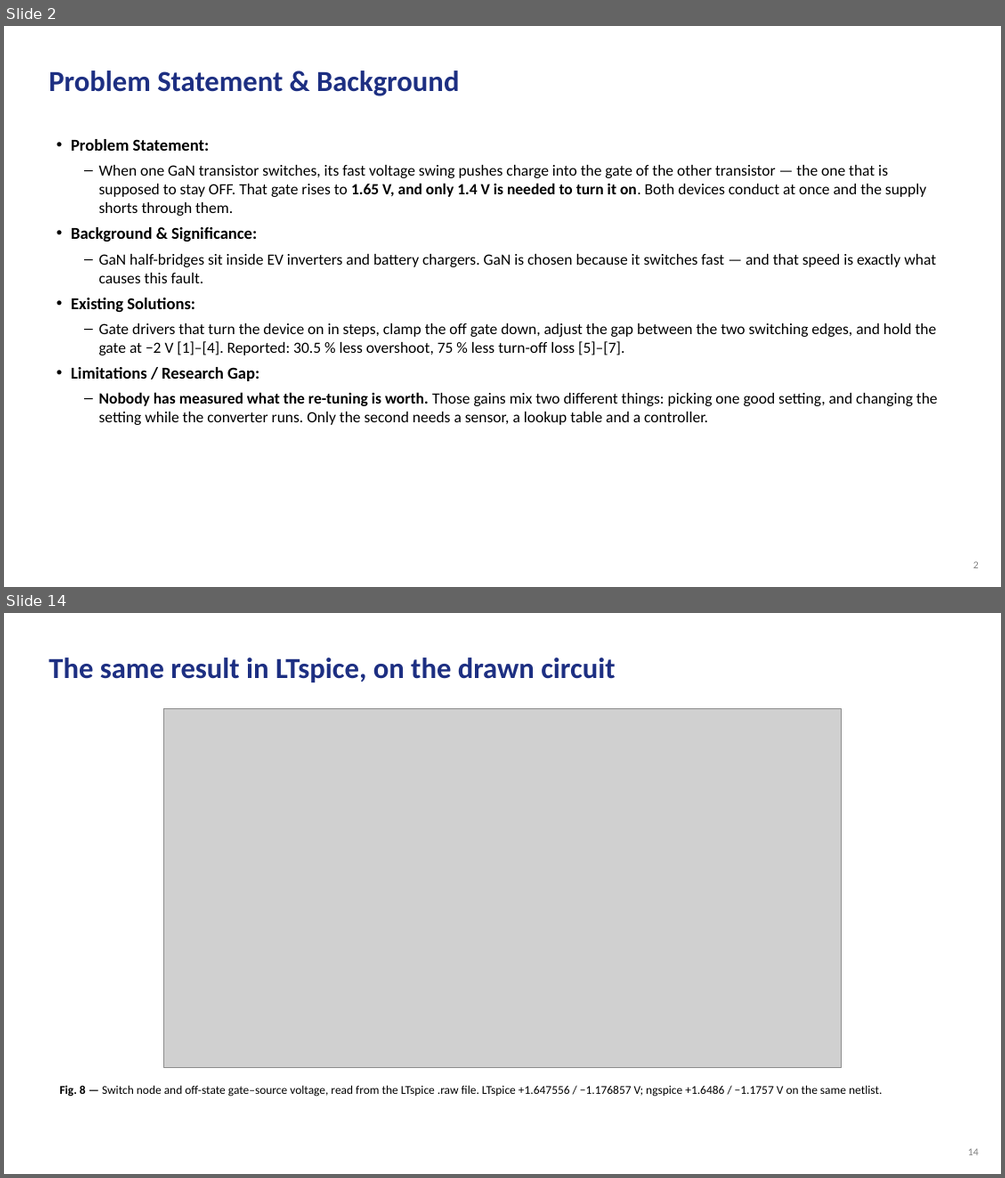
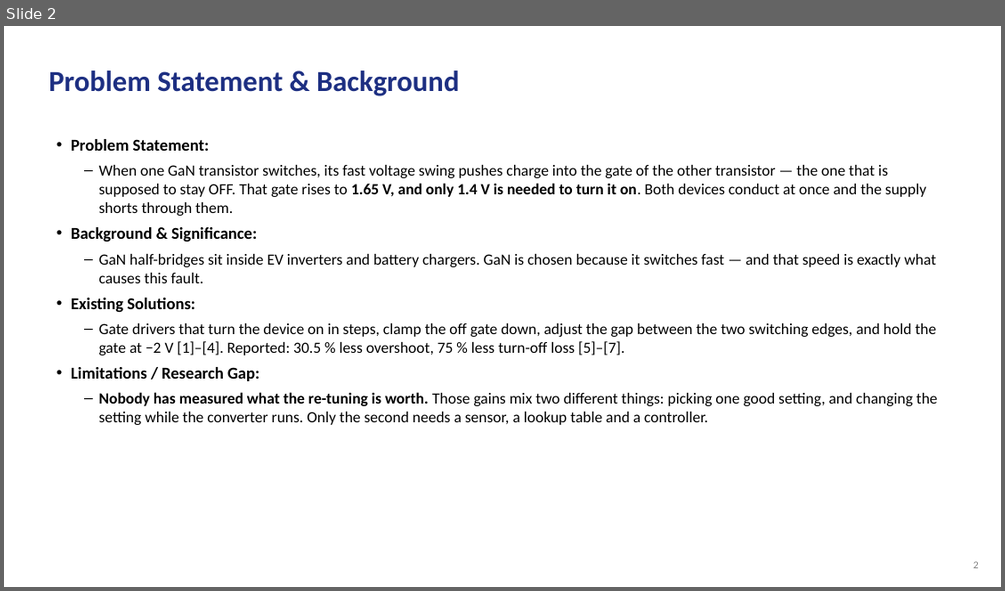
Before and after one commit to Amritha902/gan-driver, a slide deck: review/GaN_Review1_PRESENT.pptx. Shown one above the other, each under a label of ours: slides 2 and 14 before the commit, slide 2 after it; the slides between them are not shown. The pictures are 1005x1178 and 1005x591 pixels, drawn with LibreOffice and Linux fonts; fonts in the diff are those of the drawing; grey boxes stand for pictures. Boxes give left, top, right and bottom in pixels: in the first picture for what was removed or moved away, otherwise in the second. Text is boxed around its words. In the diff, an @@ line names an element or a change of style, - is before the commit and + after.

```diff
--- a/review/GaN_Review1_PRESENT.pptx
+++ b/review/GaN_Review1_PRESENT.pptx
@@ slide 14 removed at (4,613,1001,1174), background #FFFFFF @@
@@ text removed at (48,657,615,682) @@
-The same result in LTspice, on the drawn circuit
@@ picture removed at (164,709,841,1068) @@
@@ text removed at (60,1085,882,1096) @@
-Fig. 8 — Switch node and off-state gate–source voltage, read from the LTspice .raw file. LTspice +1.647556 / −1.176857 V; ngspice +1.6486 / −1.1757 V on the same netlist.
@@ text removed at (968,1148,979,1155) @@
-14
```
Also in this commit, not shown: 14 slides changed, 6 other slides removed, 14 other files.
